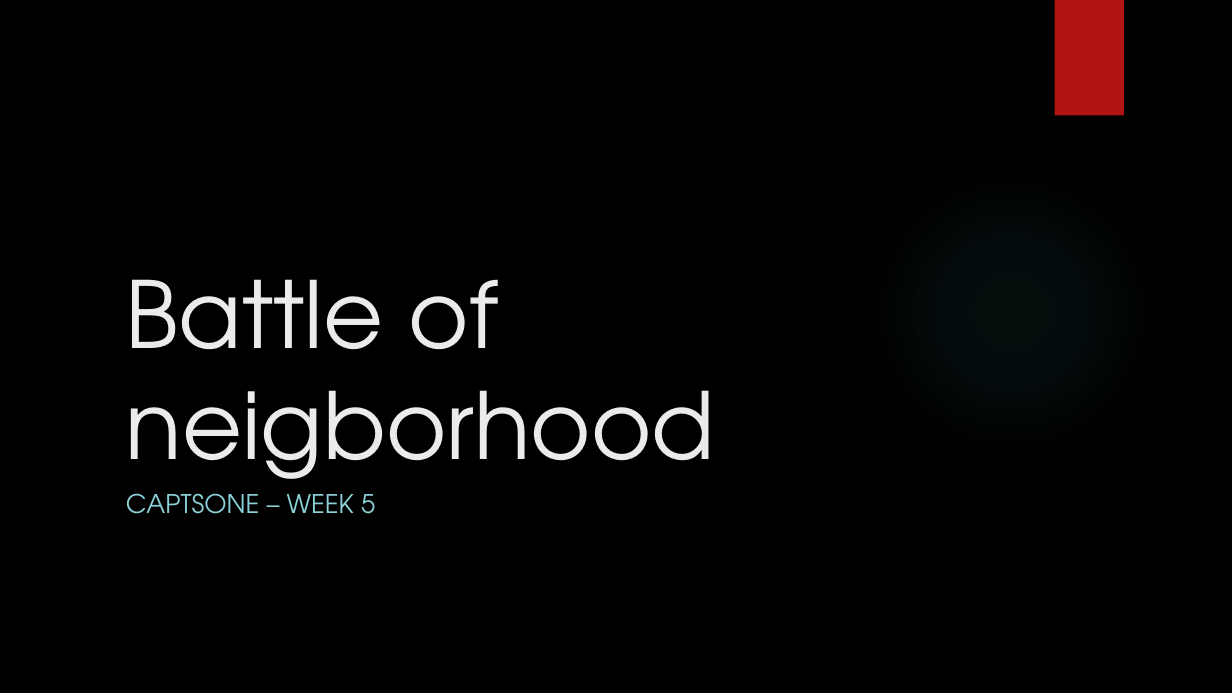
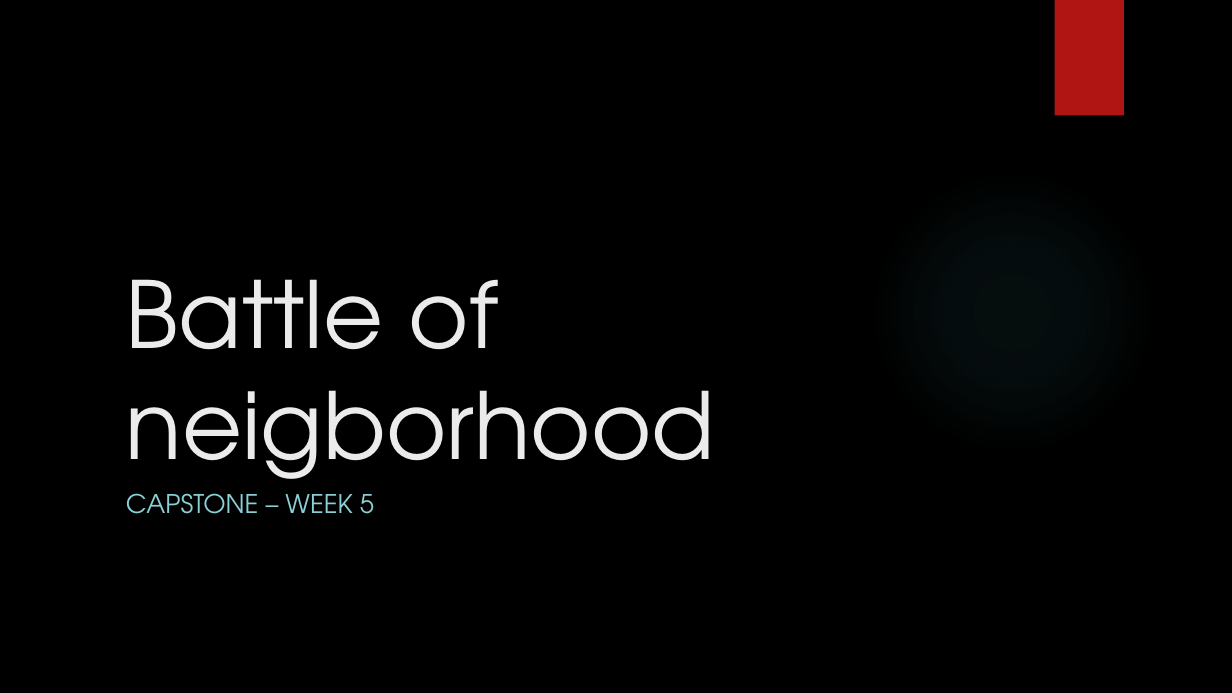
Before and after one commit to rafalsienkiewicz/Applied-Data-Science-Capstone, a slide deck: slide 1 of capstone_week5.pptx. Drawn at 1232x693 pixels with LibreOffice and Linux fonts; fonts in the diff are those of the drawing; background and template pictures are left out. Boxes give left, top, right and bottom in pixels: in the first picture for what was removed or moved away, otherwise in the second. Text is boxed around its words. In the diff, an @@ line names an element or a change of style, - is before the commit and + after.

```diff
--- a/capstone_week5.pptx
+++ b/capstone_week5.pptx
@@ subtitle at [126, 493, 374, 514]: text changed @@
-CAPTSONE – WEEK 5
+CAPSTONE – WEEK 5
```
Also in this commit, not shown: 1 other file.
